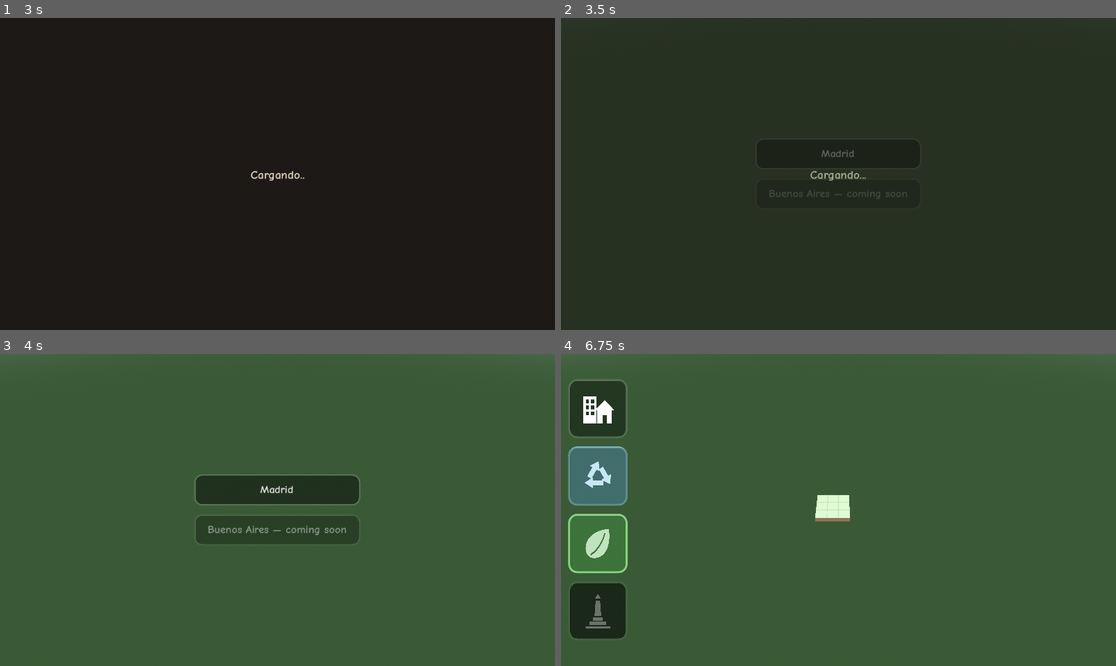
Above: before the commit, frames 1-4 (two rows, left to right).
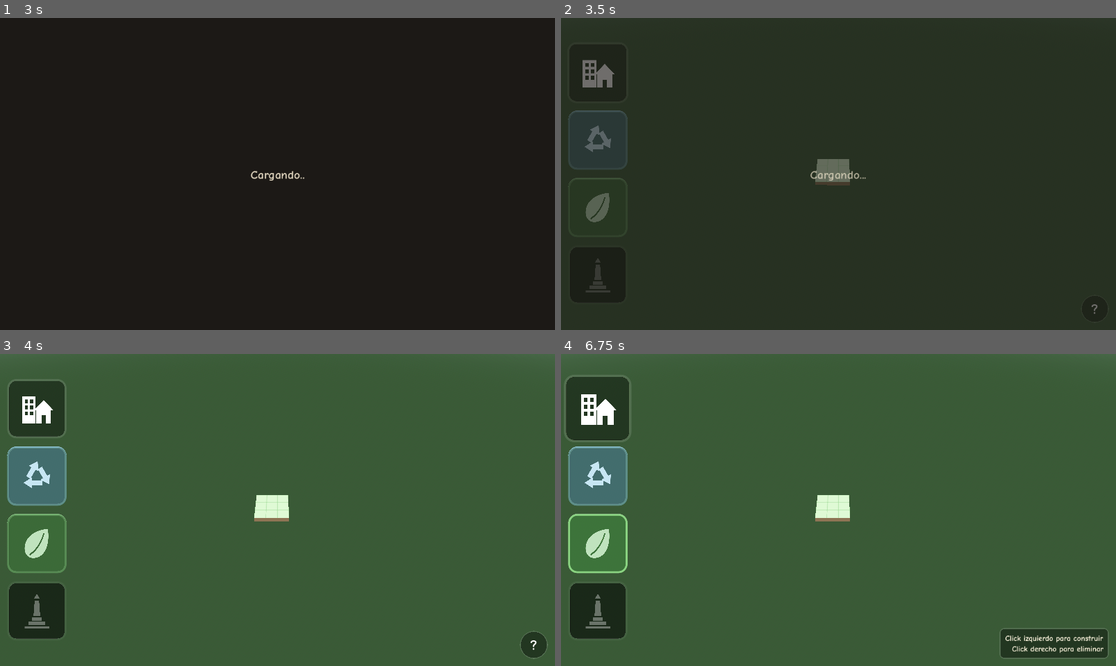
Above: after the commit, the same moments.

Repository: joacoague15/cozy-management
Game: Godot game, scene res://main.tscn
The game is run twice, just before and just after one commit, with the same random seed, the same clock (stepped at 60 frames per second) and the same inputs. Sound files missing from this copy of the repository are replaced by a short silence.
Inputs (mouse positions are in pixels of both pictures, inside the frame that each line leads up to):
- Up to frame 1 (3 s): click (277, 155) at 0.5 s, where only the run before the commit has a clickable "Madrid"; click (38, 74) at 1.27 s; click (38, 139) at 2.02 s; click (38, 208) at 2.77 s
- Up to frame 2 (3.5 s): no input
- Up to frame 3 (4 s): click (532, 644) at 3.52 s
- Up to frame 4 (6.75 s): click (838, 491) at 4.25 s, where only the run before the commit has a clickable "Madrid"; click (599, 410) at 5.02 s; click (599, 475) at 5.77 s; click (599, 544) at 6.52 s

Frame 1 is identical in both runs. In frame 2, 1.7% of the frame differs, in the area x 1-97%, y 13-95%; in frame 3, 12%, in the area x 1-99%, y 8-98%; in frame 4, 2.5%.

Commit message:
UI and feedback improvement

Diff:
--- a/main.tscn
+++ b/main.tscn
@@ -11,7 +11,6 @@
 [ext_resource type="Script" uid="uid://j5bm1k3fu43g" path="res://scripts/build_toolbar.gd" id="10_toolbar"]
 [ext_resource type="Script" uid="uid://ik6dftq8vskh" path="res://scripts/cozy_cursor.gd" id="11_cursor"]
 [ext_resource type="Script" path="res://scripts/question_button.gd" id="12_question"]
-[ext_resource type="Script" path="res://scripts/main_menu.gd" id="13_menu"]
 [ext_resource type="Script" path="res://scripts/loading_screen.gd" id="14_loading"]
 
 [sub_resource type="ProceduralSkyMaterial" id="sky_material"]
@@ -107,16 +106,10 @@
 build_manager = NodePath("../BuildManager")
 tourist_manager = NodePath("../TouristManager")
 
-[node name="QuestionButton" type="CanvasLayer" parent="." node_paths=PackedStringArray("build_manager")]
+[node name="QuestionButton" type="CanvasLayer" parent="."]
 script = ExtResource("12_question")
-build_manager = NodePath("../BuildManager")
 
-[node name="MainMenu" type="CanvasLayer" parent="." node_paths=PackedStringArray("build_manager", "toolbar", "question_button")]
-script = ExtResource("13_menu")
-build_manager = NodePath("../BuildManager")
-toolbar = NodePath("../BuildToolbar")
-question_button = NodePath("../QuestionButton")
-
-[node name="LoadingScreen" type="CanvasLayer" parent="." node_paths=PackedStringArray("build_manager")]
+[node name="LoadingScreen" type="CanvasLayer" parent="." node_paths=PackedStringArray("build_manager", "question_button")]
 script = ExtResource("14_loading")
 build_manager = NodePath("../BuildManager")
+question_button = NodePath("../QuestionButton")
--- a/scripts/build_manager.gd
+++ b/scripts/build_manager.gd
@@ -3,7 +3,8 @@
 ## Teclas 1/2/3: casas (geometria procedural via HouseGenerator: cada una sale
 ## distinta). 4: tile de limpieza (purifica la suciedad alrededor; al elegirla
 ## se previsualiza el area NxN que va a purificar). 5: naturaleza (se exigen
-## GameConfig.nature_amount por cada nature_per_houses casas). 6/7/8:
+## GameConfig.nature_amount por cada nature_per_houses casas; al elegirla se
+## previsualizan en verde las tiles que va a cubrir). 6/7/8:
 ## construcciones historicas (se desbloquean con turistas totales, una de cada
 ## una; la 6 es el cartel del Retiro, ocupa 1x1 y construirlo amplia la
 ## zona construible). Click izquierdo coloca, click derecho cancela o borra.
@@ -61,6 +62,7 @@
 const GHOST_VALID_COLOR := Color(0.3, 0.9, 0.3, 0.45)
 const GHOST_INVALID_COLOR := Color(0.9, 0.25, 0.25, 0.45)
 const CLEAN_PREVIEW_COLOR := Color(0.55, 0.83, 0.93)
+const NATURE_PREVIEW_COLOR := Color(0.5, 0.85, 0.42)
 const HOVER_COLOR := Color(1.0, 0.95, 0.8)
 
 ## Lados de las zonas construibles (centradas en la grilla). Se arranca en la
@@ -280,20 +282,33 @@
 	)
 	_ghost_material.albedo_color = GHOST_VALID_COLOR if _hover_valid else GHOST_INVALID_COLOR
 	_ghost.visible = true
-	_update_clean_preview()
-
-## Feedback del area NxN que va a purificar el tile de limpieza antes de
-## colocarlo: un quad apenas visible con un pulso suave de opacidad.
-func _update_clean_preview() -> void:
-	if _selected_type != TYPE_CLEANER:
-		_area_ghost.visible = false
-		return
-	var clean := maxi(GameConfig.clean_size, 1)
+	_update_area_preview()
+
+## Feedback tutorial de las tiles afectadas antes de colocar: con limpieza
+## seleccionada, un quad celeste marca el area NxN que va a purificar; con
+## naturaleza, un quad verde marca las tiles que va a cubrir el parque.
+## Ambos pulsan suave para leerse como preview y no como algo ya construido.
+func _update_area_preview() -> void:
+	var area := 0
+	var color := CLEAN_PREVIEW_COLOR
+	match _selected_type:
+		TYPE_CLEANER:
+			area = maxi(GameConfig.clean_size, 1)
+		TYPE_NATURE:
+			area = _selection_size()
+			color = NATURE_PREVIEW_COLOR
+		_:
+			_area_ghost.visible = false
+			return
 	var plane: PlaneMesh = _area_ghost.mesh
-	plane.size = Vector2(clean, clean)
-	_area_ghost.position = Vector3(_hover_cell.x + 0.5, 0.03, _hover_cell.y + 0.5)
-	var color := CLEAN_PREVIEW_COLOR
-	color.a = 0.16 + 0.07 * sin(Time.get_ticks_msec() / 350.0)
+	plane.size = Vector2(area, area)
+	# El area queda centrada en el footprint de la seleccion (la limpieza es
+	# 1x1: su area NxN se centra en esa tile).
+	var footprint := _selection_size()
+	_area_ghost.position = Vector3(
+		_hover_cell.x + footprint * 0.5, 0.03, _hover_cell.y + footprint * 0.5
+	)
+	color.a = 0.24 + 0.09 * sin(Time.get_ticks_msec() / 350.0)
 	_area_ghost_material.albedo_color = color
 	_area_ghost.visible = true
 
--- a/scripts/build_toolbar.gd
+++ b/scripts/build_toolbar.gd
@@ -36,6 +36,12 @@
 const READY_GLOW_COLOR := Color(1.0, 0.85, 0.4)
 ## Velocidad del suavizado exponencial de los rellenos (mayor = mas rapido).
 const FILL_SMOOTH_SPEED := 5.0
+## Titileo tutorial: el boton que conviene clickear (casa al arrancar,
+## limpieza con basura, naturaleza con deficit) pulsa cada tanto.
+const ATTENTION_FIRST_DELAY := 0.8
+const ATTENTION_INTERVAL := 2.4
+const ATTENTION_SCALE := 1.14
+const ATTENTION_FLASH_COLOR := Color(1.35, 1.3, 1.1)
 
 @export var build_manager: Node3D
 @export var tourist_manager: Node3D
@@ -53,6 +59,8 @@
 var _monument_normal_style: StyleBoxFlat
 var _monument_variant := 1
 var _monument_was_ready := false
+## Cuenta regresiva del titileo tutorial de cada boton (Button -> segundos).
+var _attention_timers: Dictionary = {}
 
 func _ready() -> void:
 	_vbox = VBoxContainer.new()
@@ -100,6 +108,12 @@
 	_update_fill(_clean_fill, clean, delta, pulse, clean < 1.0)
 	_update_fill(_nature_fill, nature, delta, pulse, nature < 1.0)
 	_update_monument_state(delta, pulse)
+
+	# Titileo tutorial: la casa insiste hasta la primera colocada; limpieza y
+	# naturaleza insisten mientras hagan falta y no esten ya seleccionadas.
+	_update_attention(_house_button, build_manager.house_count() == 0, delta)
+	_update_attention(_cleaner_button, clean < 1.0, delta)
+	_update_attention(_nature_button, nature < 1.0, delta)
 
 func _on_button_toggled(pressed: bool, type: String, variant: int) -> void:
 	if pressed:
@@ -156,6 +170,34 @@
 	if _monument_button.tooltip_text != tooltip:
 		_monument_button.tooltip_text = tooltip
 
+## Titileo tutorial de un boton: mientras `active`, cada ATTENTION_INTERVAL
+## segundos hace un doble pulso de escala con un destello calido, para que se
+## note que conviene clickearlo. Se apaga solo mientras el boton ya esta
+## presionado (su herramienta seleccionada) o cuando deja de hacer falta.
+func _update_attention(button: Button, active: bool, delta: float) -> void:
+	if not active or button.button_pressed:
+		_attention_timers[button] = ATTENTION_FIRST_DELAY
+		return
+	var timer: float = _attention_timers.get(button, ATTENTION_FIRST_DELAY) - delta
+	if timer <= 0.0:
+		timer = ATTENTION_INTERVAL
+		_pulse_attention(button)
+	_attention_timers[button] = timer
+
+## Doble rebote de escala + destello: el "titileo" de un pulso.
+func _pulse_attention(button: Button) -> void:
+	button.pivot_offset = button.size / 2.0
+	var tween := button.create_tween()
+	tween.tween_property(button, "scale", Vector2.ONE * ATTENTION_SCALE, 0.13) \
+			.set_trans(Tween.TRANS_CUBIC).set_ease(Tween.EASE_OUT)
+	tween.tween_property(button, "scale", Vector2.ONE, 0.15)
+	tween.tween_property(button, "scale", Vector2.ONE * (1.0 + (ATTENTION_SCALE - 1.0) * 0.5), 0.11) \
+			.set_trans(Tween.TRANS_CUBIC).set_ease(Tween.EASE_OUT)
+	tween.tween_property(button, "scale", Vector2.ONE, 0.14)
+	var flash := button.create_tween()
+	flash.tween_property(button, "self_modulate", ATTENTION_FLASH_COLOR, 0.13)
+	flash.tween_property(button, "self_modulate", Color.WHITE, 0.4)
+
 ## Pop de escala al pasar de bloqueado a listo: "ya lo podes construir".
 func _pop_monument() -> void:
 	Sfx.play("ready")
--- a/scripts/loading_screen.gd
+++ b/scripts/loading_screen.gd
@@ -2,14 +2,16 @@
 ## Pantalla de carga: fondo calido que tapa todo desde el primer frame
 ## mientras build_manager carga los modelos FBX en hilos de fondo. Muestra
 ## "Cargando" con puntos animados y un pulso suave. Dura siempre al menos
-## MIN_SECONDS aunque la carga haya terminado antes, y recien despues se
-## desvanece hacia el menu.
+## MIN_SECONDS aunque la carga haya terminado antes, y recien despues arranca
+## la partida (las tiles emergen animadas debajo mientras se desvanece) y
+## activa la ayuda de controles.
 
 const MIN_SECONDS := 3.0
 const FADE_SECONDS := 0.7
 const BACKGROUND_COLOR := Color(0.11, 0.1, 0.085)
 
 @export var build_manager: Node3D
+@export var question_button: CanvasLayer
 
 var _root: Control
 var _loading_label: Label
@@ -52,6 +54,10 @@
 
 	if _models_done and _elapsed >= MIN_SECONDS and not _fading:
 		_fading = true
+		# La partida arranca debajo de la pantalla: las tiles emergen mientras
+		# el fondo se desvanece, sin menu intermedio.
+		build_manager.start_game()
+		question_button.begin()
 		var tween := _root.create_tween()
 		tween.tween_property(_root, "modulate:a", 0.0, FADE_SECONDS) \
 				.set_trans(Tween.TRANS_CUBIC).set_ease(Tween.EASE_IN)
--- a/scripts/main_menu.gd
+++ /dev/null
@@ -1,94 +0,0 @@
-extends CanvasLayer
-## Menu inicial minimalista sobre el juego ya corriendo: el mapa arranca sin
-## tiles y sin UI de juego (barra de construccion y boton de pregunta ocultos).
-## Dos botones centrados: "Madrid" arranca la partida (las 9 tiles emergen
-## animadas y aparece la UI) y "Buenos Aires" es un coming soon deshabilitado.
-
-@export var build_manager: Node3D
-@export var toolbar: CanvasLayer
-@export var question_button: CanvasLayer
-
-var _root: Control
-var _vbox: VBoxContainer
-var _madrid_button: Button
-var _bsas_button: Button
-
-func _ready() -> void:
-	toolbar.visible = false
-	# El boton de pregunta ya arranca oculto; se activa con begin() al empezar.
-
-	_root = Control.new()
-	_root.mouse_filter = Control.MOUSE_FILTER_IGNORE
-	add_child(_root)
-	_root.set_anchors_and_offsets_preset(Control.PRESET_FULL_RECT)
-
-	_vbox = VBoxContainer.new()
-	_vbox.alignment = BoxContainer.ALIGNMENT_CENTER
-	_root.add_child(_vbox)
-
-	_madrid_button = _add_button("Madrid", false)
-	_madrid_button.pressed.connect(_on_madrid_pressed)
-	_bsas_button = _add_button("Buenos Aires — coming soon", true)
-
-	get_viewport().size_changed.connect(_update_layout)
-	_update_layout()
-
-func _add_button(text: String, disabled: bool) -> Button:
-	var button := Button.new()
-	button.text = text
-	button.disabled = disabled
-	button.focus_mode = Control.FOCUS_NONE
-	_vbox.add_child(button)
-	return button
-
-func _on_madrid_pressed() -> void:
-	Sfx.play("select", 0.04)
-	build_manager.start_game()
-	toolbar.visible = true
-	question_button.begin()
-	# El menu se desvanece y se libera: no vuelve en esta sesion.
-	_madrid_button.disabled = true
-	var tween := _root.create_tween()
-	tween.tween_property(_root, "modulate:a", 0.0, 0.6).set_ease(Tween.EASE_IN)
-	tween.tween_callback(queue_free)
-
-## Tamanos como fraccion del alto del viewport, igual que el resto de la UI.
-func _update_layout() -> void:
-	var vh := get_viewport().get_visible_rect().size.y
-	var vw := get_viewport().get_visible_rect().size.x
-	var width := maxf(vw * 0.3, 340.0)
-	_vbox.add_theme_constant_override("separation", roundi(vh * 0.03))
-	_vbox.anchor_left = 0.5
-	_vbox.anchor_right = 0.5
-	_vbox.anchor_top = 0.5
-	_vbox.anchor_bottom = 0.5
-	_vbox.offset_left = -width / 2.0
-	_vbox.offset_right = width / 2.0
-	_vbox.offset_top = -vh * 0.14
-	_vbox.offset_bottom = vh * 0.14
-
-	for button in [_madrid_button, _bsas_button]:
-		button.custom_minimum_size = Vector2(0, vh * 0.1)
-		button.add_theme_font_size_override("font_size", roundi(vh * 0.036))
-		button.add_theme_stylebox_override(
-			"normal", _make_style(vh, Color(0.0, 0.0, 0.0, 0.45), Color(1, 1, 1, 0.15))
-		)
-		button.add_theme_stylebox_override(
-			"hover", _make_style(vh, Color(0.16, 0.16, 0.16, 0.6), Color(1, 1, 1, 0.3))
-		)
-		button.add_theme_stylebox_override(
-			"pressed", _make_style(vh, Color(0.12, 0.25, 0.12, 0.8), Color(0.65, 0.9, 0.6))
-		)
-		button.add_theme_stylebox_override(
-			"disabled", _make_style(vh, Color(0.0, 0.0, 0.0, 0.3), Color(1, 1, 1, 0.06))
-		)
-	_bsas_button.add_theme_color_override("font_disabled_color", Color(1, 1, 1, 0.45))
-
-func _make_style(vh: float, bg: Color, border: Color) -> StyleBoxFlat:
-	var style := StyleBoxFlat.new()
-	style.bg_color = bg
-	style.border_color = border
-	style.set_border_width_all(maxi(roundi(vh * 0.004), 2))
-	style.set_corner_radius_all(roundi(vh * 0.025))
-	style.set_content_margin_all(vh * 0.02)
-	return style
--- a/scripts/question_button.gd
+++ b/scripts/question_button.gd
@@ -1,110 +1,84 @@
 extends CanvasLayer
-## Boton de pregunta abajo a la derecha: aparece en momentos aleatorios de
-## la partida (con un pop de escala). Al presionarlo desaparece (mas tarde
-## puede volver a aparecer) y muestra un texto apoyado en el piso al costado
-## de la zona jugable — nunca encima de ella — que se desvanece a los 10 seg.
+## Ayuda de controles abajo a la derecha: el boton "?" aparece apenas comienza
+## la partida (con un pop de escala) y enseguida se transforma en el
+## recordatorio de controles, "Click izquierdo para construir" y debajo
+## "Click derecho para eliminar". Clickearlo lo transforma al instante.
 
-## Intervalos de aparicion (los originales 15-45 reducidos un 30%).
-const APPEAR_MIN := 11.5
-const APPEAR_MAX := 34.5
-const MESSAGE_SECONDS := 10.0
-
-## Curiosidades del Retiro: se sortean sin repetir hasta agotar la lista
-## (recien ahi se vuelve a barajar).
-const MESSAGES: Array[String] = [
-	"El Palacio de Cristal fue construida en el siglo XIX. Hoy alberga exposiciones de arte junto a un hermoso estanque.",
-	"El Palacio de Velázquez fue diseñado por Ricardo Velázquez Bosco. Actualmente funciona como sala de exposiciones.",
-	"La estatua del Ángel Caído es una de las pocas esculturas dedicadas a Lucifer y se encuentra a 666 metros sobre el nivel del mar.",
-	"La Fuente de los Galápagos fue creada para celebrar el primer año de vida de la reina Isabel II. Está decorada con tortugas y delfines.",
-]
-
-@export var build_manager: Node3D
+## Cuanto queda el "?" en pantalla antes de transformarse solo.
+const TRANSFORM_DELAY := 1.2
+const HINT_TEXT := "Click izquierdo para construir\nClick derecho para eliminar"
 
 var _button: Button
-var _appear_timer := 0.0
-var _active := false
-var _pending_messages: Array[String] = []
+var _panel: PanelContainer
+var _label: Label
+var _transformed := false
 
 func _ready() -> void:
-	# Arranca oculto e inactivo: el menu inicial lo activa con begin().
+	# Arranca oculto: la pantalla de carga lo activa con begin() al empezar.
 	visible = false
-	_appear_timer = randf_range(APPEAR_MIN, APPEAR_MAX)
+
 	_button = Button.new()
 	_button.focus_mode = Control.FOCUS_NONE
-	_button.visible = false
 	if ResourceLoader.exists("res://icons/question.svg"):
 		_button.icon = load("res://icons/question.svg")
 		_button.expand_icon = true
 		_button.icon_alignment = HORIZONTAL_ALIGNMENT_CENTER
 	else:
 		_button.text = "?"
-	_button.pressed.connect(_on_pressed)
+	_button.pressed.connect(_transform_to_hints)
 	add_child(_button)
+
+	_panel = PanelContainer.new()
+	_panel.mouse_filter = Control.MOUSE_FILTER_IGNORE
+	_panel.visible = false
+	_label = Label.new()
+	_label.text = HINT_TEXT
+	_label.horizontal_alignment = HORIZONTAL_ALIGNMENT_RIGHT
+	_label.mouse_filter = Control.MOUSE_FILTER_IGNORE
+	_panel.add_child(_label)
+	add_child(_panel)
+
 	get_viewport().size_changed.connect(_update_layout)
 	_update_layout()
 
-## Lo llama el menu inicial al empezar la partida: recien ahi corre el
-## sorteo de aparicion.
+## Lo llama la pantalla de carga al arrancar la partida: el "?" hace su pop
+## y poco despues se transforma en el recordatorio de controles.
 func begin() -> void:
 	visible = true
-	_active = true
-	_appear_timer = randf_range(APPEAR_MIN, APPEAR_MAX)
-
-func _process(delta: float) -> void:
-	if not _active or _button.visible:
-		return
-	_appear_timer -= delta
-	if _appear_timer <= 0.0:
-		_show_button()
-
-## Aparece con un pop suave para que se note sin ser invasivo.
-func _show_button() -> void:
-	_button.visible = true
 	_button.pivot_offset = _button.size / 2.0
 	_button.scale = Vector2.ONE * 0.2
 	var tween := _button.create_tween()
 	tween.tween_property(_button, "scale", Vector2.ONE, 0.45) \
 			.set_trans(Tween.TRANS_BACK).set_ease(Tween.EASE_OUT)
+	get_tree().create_timer(TRANSFORM_DELAY).timeout.connect(_transform_to_hints)
 
-func _on_pressed() -> void:
-	Sfx.play("select", 0.04)
-	_button.visible = false
-	_appear_timer = randf_range(APPEAR_MIN, APPEAR_MAX)
-	_show_message()
+## El "?" se encoge y en su lugar crece el cartel con los controles, ambos
+## desde la misma esquina para que se lea como una transformacion.
+func _transform_to_hints() -> void:
+	if _transformed:
+		return
+	_transformed = true
+	_button.pivot_offset = _button.size / 2.0
+	var shrink := _button.create_tween()
+	shrink.tween_property(_button, "scale", Vector2.ONE * 0.2, 0.25) \
+			.set_trans(Tween.TRANS_CUBIC).set_ease(Tween.EASE_IN)
+	shrink.parallel().tween_property(_button, "modulate:a", 0.0, 0.25)
+	shrink.tween_callback(func() -> void: _button.visible = false)
 
-## Texto 3D al costado de la zona desbloqueada, del lado de la camara (+Z):
-## siempre queda pegado al borde pero fuera de las tiles jugables. Va acostado
-## en paralelo al terreno, como si estuviera pintado en el suelo, con el tope
-## del texto hacia el mapa para leerse derecho desde la camara.
-func _show_message() -> void:
-	if _pending_messages.is_empty():
-		_pending_messages = MESSAGES.duplicate()
-		_pending_messages.shuffle()
-	var rect: Rect2i = build_manager.unlocked_rect()
-	var label := Label3D.new()
-	label.text = _pending_messages.pop_back()
-	label.font = preload("res://fonts/cozy_font.tres")
-	label.font_size = 48
-	label.pixel_size = 0.005
-	label.autowrap_mode = TextServer.AUTOWRAP_WORD_SMART
-	label.width = 800
-	label.horizontal_alignment = HORIZONTAL_ALIGNMENT_CENTER
-	label.modulate = Color(1.0, 0.97, 0.88)
-	label.outline_modulate = Color(0.25, 0.17, 0.1)
-	label.outline_size = 10
-	label.rotation_degrees.x = -90.0
-	label.position = Vector3(rect.position.x + rect.size.x * 0.5, 0.05, rect.end.y + 1.6)
-	get_tree().current_scene.add_child(label)
-
-	label.modulate.a = 0.0
-	var tween := label.create_tween()
-	tween.tween_property(label, "modulate:a", 1.0, 0.5).set_ease(Tween.EASE_OUT)
-	tween.tween_interval(MESSAGE_SECONDS - 1.5)
-	tween.tween_property(label, "modulate:a", 0.0, 1.0).set_ease(Tween.EASE_IN)
-	tween.tween_callback(label.queue_free)
+	_panel.visible = true
+	_panel.reset_size()
+	_update_layout()
+	_panel.pivot_offset = _panel.size  # Crece desde la esquina inferior derecha.
+	_panel.scale = Vector2.ONE * 0.2
+	_panel.modulate.a = 0.0
+	var grow := _panel.create_tween()
+	grow.tween_interval(0.18)
+	grow.tween_property(_panel, "scale", Vector2.ONE, 0.4) \
+			.set_trans(Tween.TRANS_BACK).set_ease(Tween.EASE_OUT)
+	grow.parallel().tween_property(_panel, "modulate:a", 1.0, 0.3)
 
 ## Mismo criterio de tamano que la barra de construccion: fraccion del alto
-## del viewport, anclado abajo a la izquierda.
+## del viewport, anclado abajo a la derecha.
 func _update_layout() -> void:
 	var vh := get_viewport().get_visible_rect().size.y
 	var vw := get_viewport().get_visible_rect().size.x
@@ -112,21 +86,27 @@
 	_button.custom_minimum_size = Vector2(side, side)
 	_button.size = Vector2(side, side)
 	_button.position = Vector2(vw - side * 1.25, vh - side * 1.25)
-
-	var normal := _make_style(side, Color(0, 0, 0, 0.4), Color(1, 1, 1, 0.12))
-	_button.add_theme_stylebox_override("normal", normal)
+	_button.add_theme_stylebox_override("normal", _make_style(side, Color(0, 0, 0, 0.4), Color(1, 1, 1, 0.12), 0.5))
 	_button.add_theme_stylebox_override(
-		"hover", _make_style(side, Color(0.16, 0.16, 0.16, 0.55), Color(1, 1, 1, 0.25))
+		"hover", _make_style(side, Color(0.16, 0.16, 0.16, 0.55), Color(1, 1, 1, 0.25), 0.5)
 	)
 	_button.add_theme_stylebox_override(
-		"pressed", _make_style(side, Color(0.12, 0.25, 0.12, 0.75), Color(0.65, 0.9, 0.6))
+		"pressed", _make_style(side, Color(0.12, 0.25, 0.12, 0.75), Color(0.65, 0.9, 0.6), 0.5)
 	)
 
-func _make_style(side: float, bg: Color, border: Color) -> StyleBoxFlat:
+	_label.add_theme_font_size_override("font_size", roundi(vh * 0.024))
+	_label.add_theme_color_override("font_color", Color(1.0, 0.97, 0.88))
+	_panel.add_theme_stylebox_override(
+		"panel", _make_style(side, Color(0, 0, 0, 0.4), Color(1, 1, 1, 0.12), 0.18)
+	)
+	_panel.reset_size()
+	_panel.position = Vector2(vw - _panel.size.x - side * 0.25, vh - _panel.size.y - side * 0.25)
+
+func _make_style(side: float, bg: Color, border: Color, corner: float) -> StyleBoxFlat:
 	var style := StyleBoxFlat.new()
 	style.bg_color = bg
 	style.border_color = border
 	style.set_border_width_all(maxi(roundi(side * 0.035), 2))
-	style.set_corner_radius_all(roundi(side * 0.5))
+	style.set_corner_radius_all(roundi(side * corner))
 	style.set_content_margin_all(side * 0.2)
 	return style
Not shown, removed: scripts/main_menu.gd.uid
Not shown, changed: SISTEMAS.md
